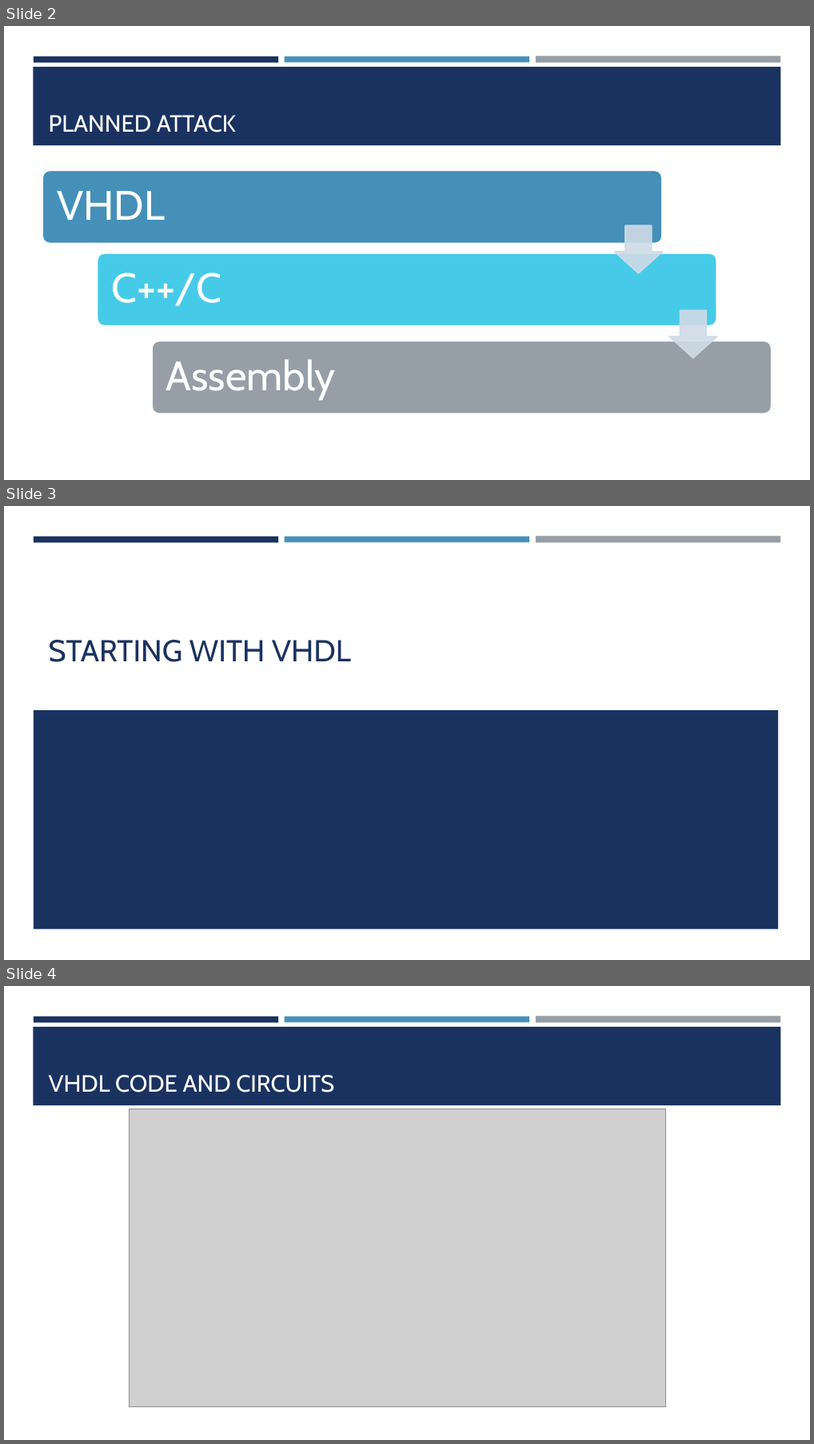
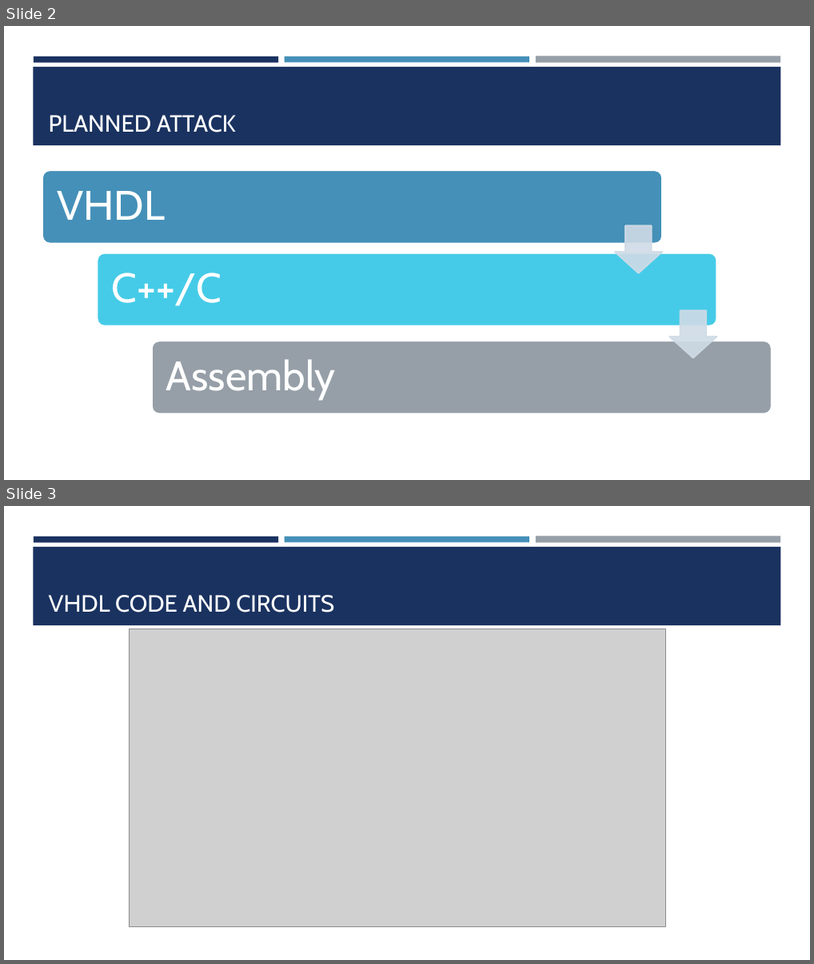
Before and after one commit to LisaJacklin/CS301_Project, a slide deck: CS301_ProjectPresentation.pptx. Shown one above the other, each under a label of ours: slides 2, 3 and 4 before the commit, slides 2 and 3 after it. The pictures are 814x1444 and 814x964 pixels, drawn with LibreOffice and Linux fonts; fonts in the diff are those of the drawing; grey boxes stand for pictures. Boxes give left, top, right and bottom in pixels: in the first picture for what was removed or moved away, otherwise in the second. Text is boxed around its words. In the diff, an @@ line names an element or a change of style, - is before the commit and + after.

```diff
--- a/CS301_ProjectPresentation.pptx
+++ b/CS301_ProjectPresentation.pptx
@@ slide 3 removed at [4, 506, 810, 960], background #FFFFFF; not listed: 3 template elements that a slide beside it also shows @@
@@ title removed at [49, 640, 351, 662] @@
-STARTING WITH VHDL
@@ rectangle removed at [34, 710, 779, 928] @@
@@ what was slide 4 is now slide 3 @@
```
Also in this commit, not shown: 4 slides changed, 5 slides added, 6 other slides removed, 6 other files.
